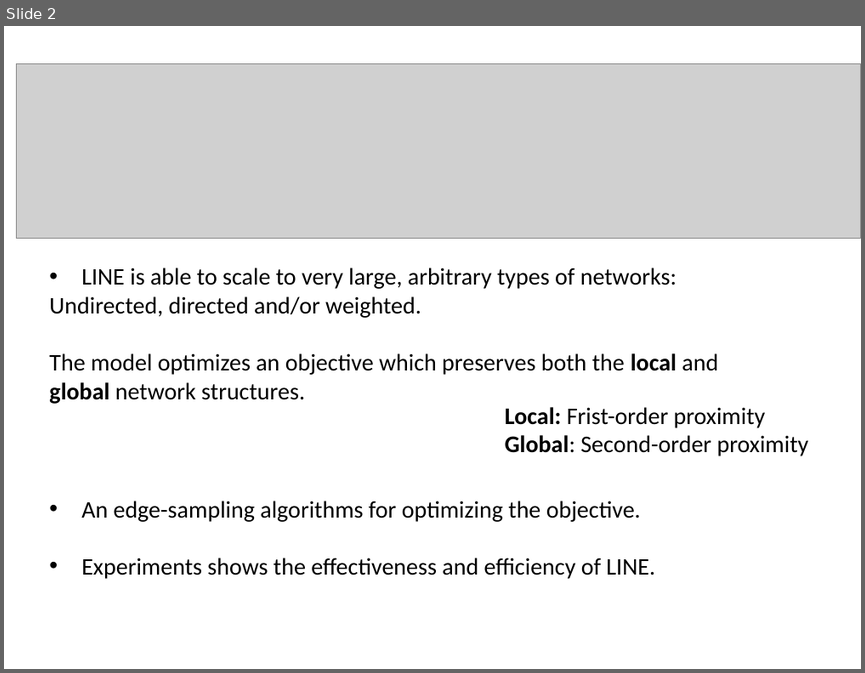
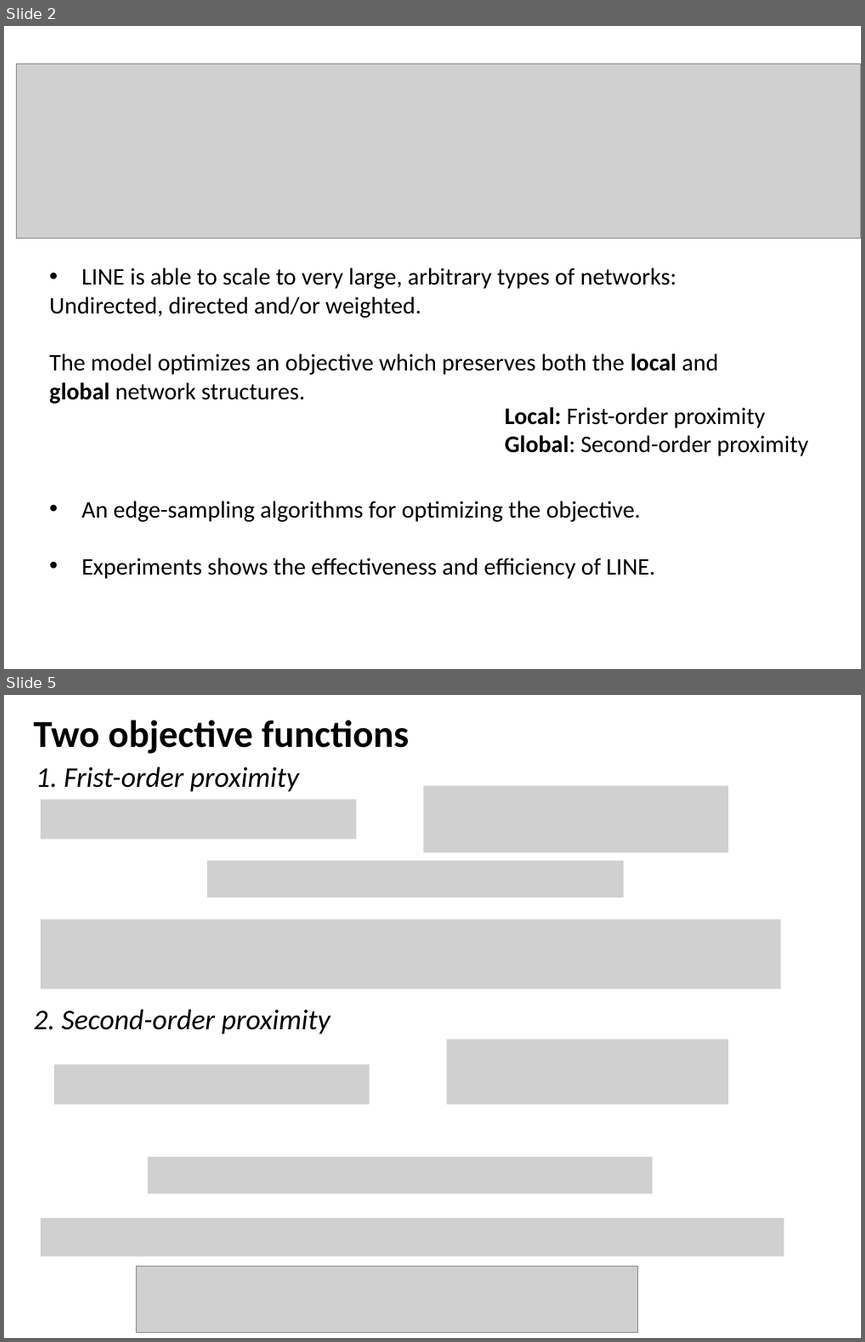
Before and after one commit to Tigerrr07/GNN-tiger, a slide deck: 3_LINE/LINE.pptx. Shown one above the other, each under a label of ours: slide 2 before the commit, slides 2 and 5 after it; the slides between them are not shown. The pictures are 865x673 and 865x1342 pixels, drawn with LibreOffice and Linux fonts; fonts in the diff are those of the drawing; grey boxes stand for pictures. Boxes give left, top, right and bottom in pixels: in the first picture for what was removed or moved away, otherwise in the second. Text is boxed around its words. In the diff, an @@ line names an element or a change of style, - is before the commit and + after.

```diff
--- a/3_LINE/LINE.pptx
+++ b/3_LINE/LINE.pptx
@@ slide 5 added at (4,695,861,1338), background #FFFFFF @@
@@ text added at (34,720,409,754), 32 pt, text #000000, bold @@
+Two objective functions
@@ text added at (35,766,299,792), 24 pt, text #000000, italic @@
+1. Frist-order proximity
@@ picture added at (424,786,729,852) @@
@@ picture added at (41,800,356,839) @@
@@ picture added at (207,861,624,897) @@
@@ picture added at (41,919,781,989) @@
@@ text added at (34,1009,330,1034), 24 pt, text #000000, italic @@
+2. Second-order proximity
@@ picture added at (447,1039,729,1105) @@
@@ picture added at (54,1064,370,1105) @@
@@ picture added at (148,1157,653,1194) @@
@@ picture added at (41,1218,783,1256) @@
@@ picture added at (136,1265,637,1333) @@
```
Also in this commit, not shown: 2 slides changed, 4 other slides added, 3 other files.
